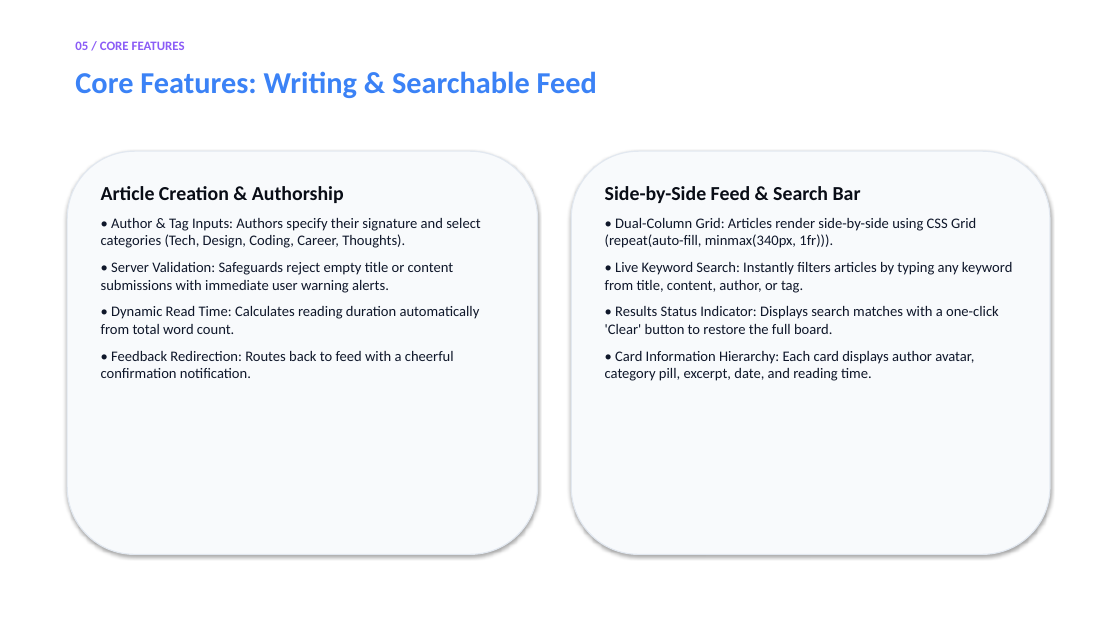
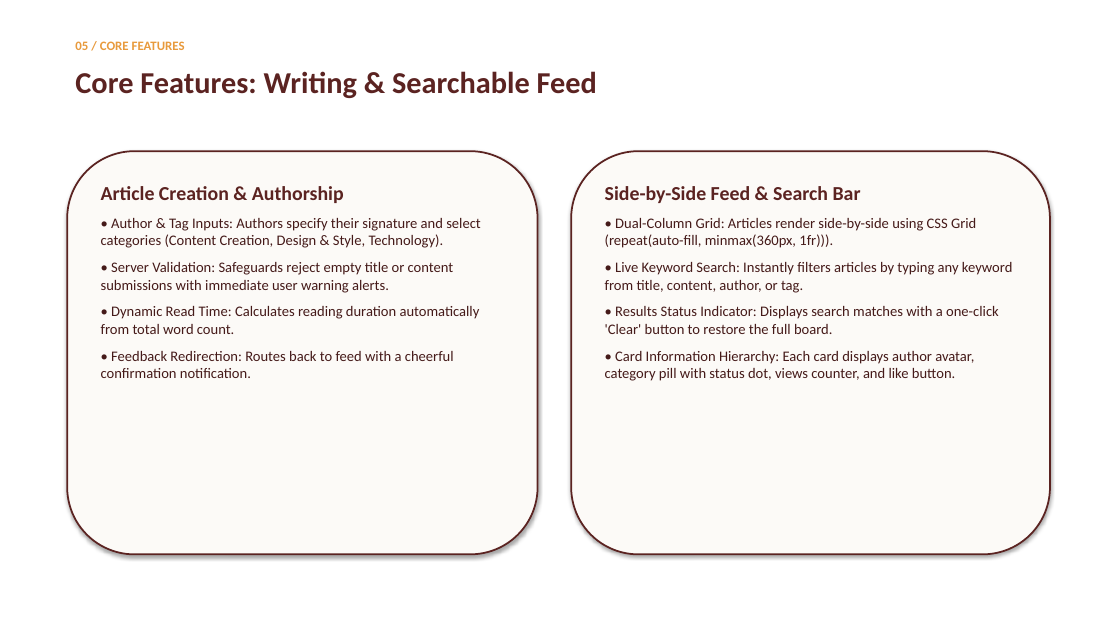
Before and after one commit to Ryzen2310/Blog, a slide deck: slide 6 of Blog project/presentation.pptx. Drawn at 1120x630 pixels with LibreOffice and Linux fonts; fonts in the diff are those of the drawing. Boxes give left, top, right and bottom in pixels: in the first picture for what was removed or moved away, otherwise in the second. Text is boxed around its words. In the diff, an @@ line names an element or a change of style, - is before the commit and + after.

```diff
--- a/Blog project/presentation.pptx
+++ b/Blog project/presentation.pptx
@@ text "05 / CORE FEATURES" at [75, 41, 185, 50]: text colour #8B5CF6 to #E89A3C @@
@@ text "Core Features: Writing & Searchable ..." at [75, 71, 597, 98]: text colour #3B82F6 to #5B2321 @@
@@ rounded rectangle at [67, 151, 538, 555]: fill #F8FAFC to #FCFAF7; outline #E2E8F0 1 pt to #5B2321 1.5 pt @@
@@ rounded rectangle at [571, 151, 1050, 555]: fill #F8FAFC to #FCFAF7; outline #E2E8F0 1 pt to #5B2321 1.5 pt @@
@@ text at [101, 186, 480, 378]: text colour #090D16 to #5B2321 in "Article Creation & Authorship"; text colour #0F172A to #451A19 in "• Server Validation: Safeguards reject empty title ...", "• Dynamic Read Time: Calculates reading duration ...", "• Feedback Redirection: Routes back to feed ..." @@
@@ text at [605, 186, 1012, 334]: text colour #090D16 to #5B2321 in "Side-by-Side Feed & Search Bar"; text colour #0F172A to #451A19 in "• Live Keyword Search: Instantly filters articles ...", "• Results Status Indicator: Displays search matches ..." @@
@@ text at [101, 218, 481, 248]: text changed; text colour #0F172A to #451A19 @@
-• Author & Tag Inputs: Authors specify their signature and select categories (Tech, Design, Coding, Career, Thoughts).
+• Author & Tag Inputs: Authors specify their signature and select categories (Content Creation, Design & Style, Technology).
@@ text at [605, 218, 976, 248]: text changed; text colour #0F172A to #451A19 @@
-• Dual-Column Grid: Articles render side-by-side using CSS Grid (repeat(auto-fill, minmax(340px, 1fr))).
+• Dual-Column Grid: Articles render side-by-side using CSS Grid (repeat(auto-fill, minmax(360px, 1fr))).
@@ text at [605, 351, 974, 381]: text changed; text colour #0F172A to #451A19 @@
-• Card Information Hierarchy: Each card displays author avatar, category pill, excerpt, date, and reading time.
+• Card Information Hierarchy: Each card displays author avatar, category pill with status dot, views counter, and like button.
```
Also in this commit, not shown: 9 other slides changed, 17 other files.
